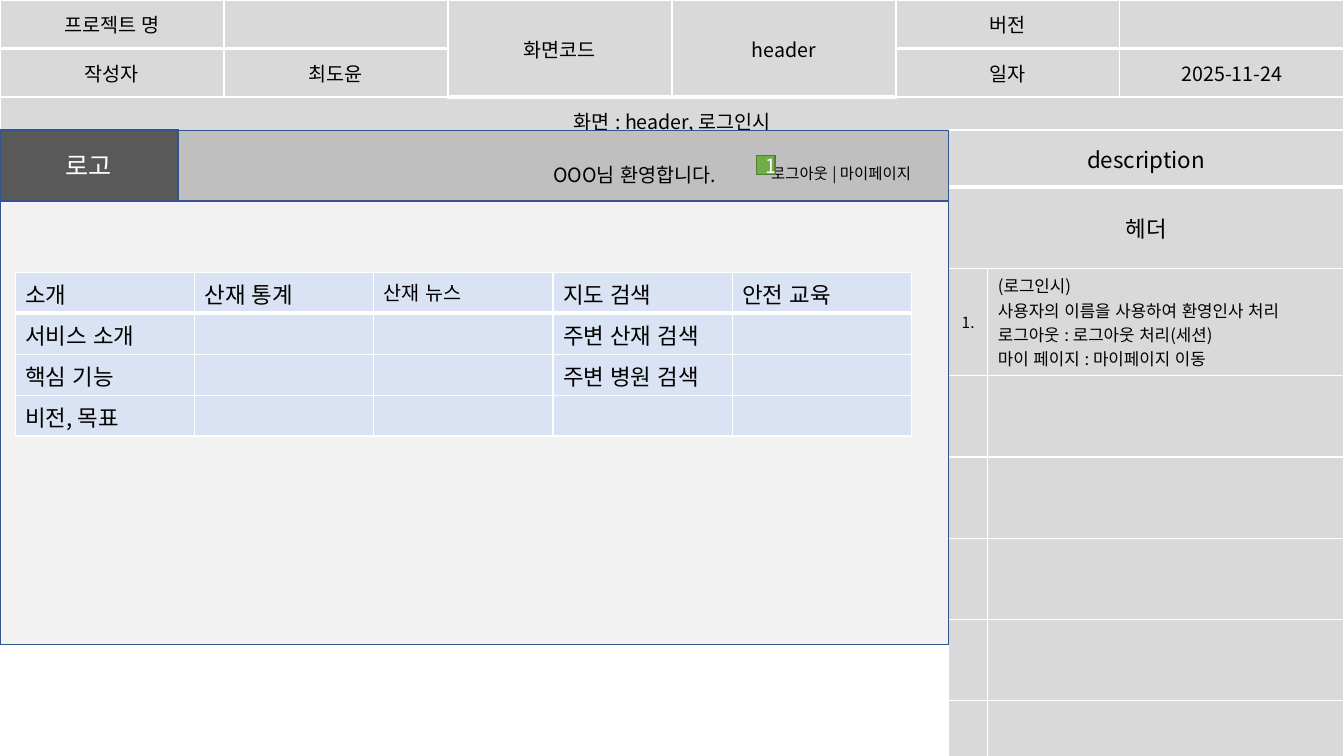
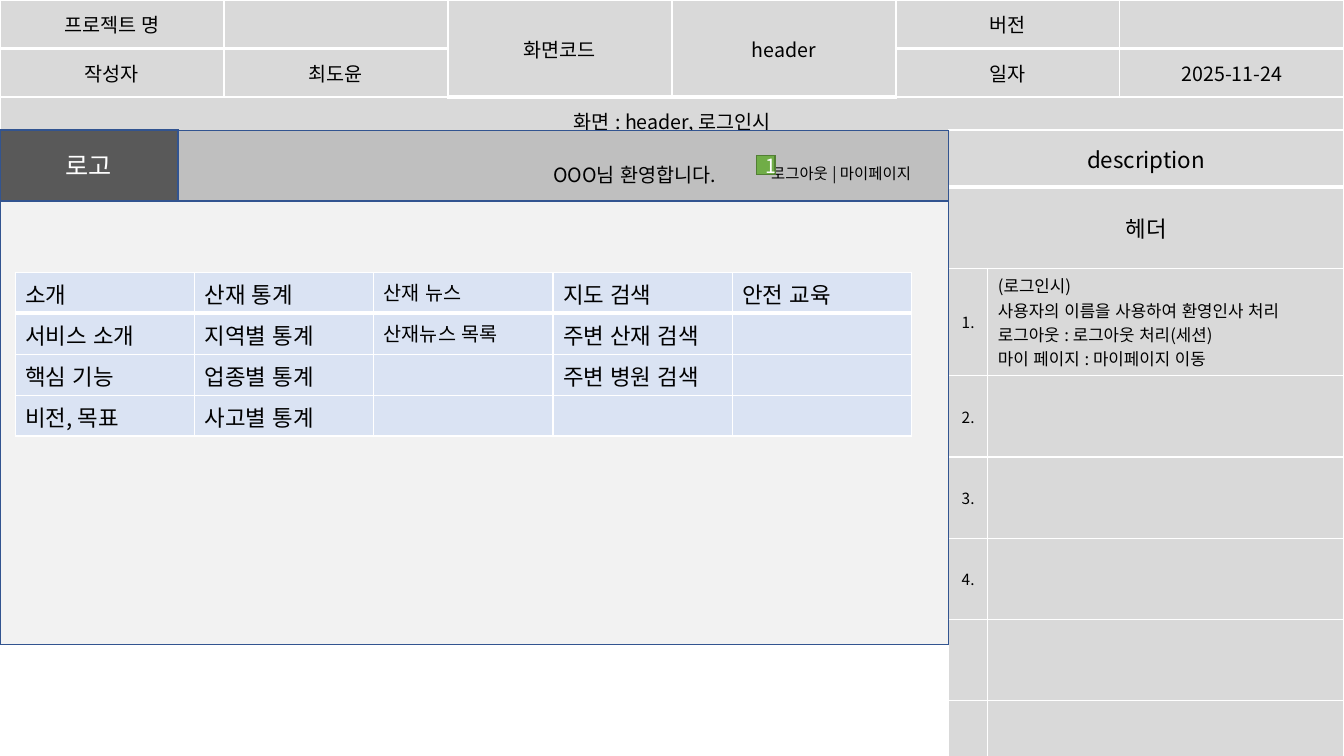
Before and after one commit to imyongchan/source, a slide deck: slide 4 of 스토리보드- 11.20/스토리보드_종합중.pptx. Drawn at 1344x756 pixels with LibreOffice and Linux fonts; fonts in the diff are those of the drawing. Boxes give left, top, right and bottom in pixels: in the first picture for what was removed or moved away, otherwise in the second. Text is boxed around its words. In the diff, an @@ line names an element or a change of style, - is before the commit and + after.

Commit message:
11/27 산재통계부분 수정

```diff
--- a/스토리보드- 11.20/스토리보드_종합중.pptx
+++ b/스토리보드- 11.20/스토리보드_종합중.pptx
@@ table at (x1=949, y1=130, x2=1344, y2=756) @@
+row 4: 2. | 
+row 5: 3. | 
+row 6: 4. | 
-row 6:  | 
-row 7:  | 
-row 8:  | 
@@ table at (x1=15, y1=272, x2=912, y2=436) @@
-row 2, column 2: 
+row 2, column 2: 지역별 통계
-row 2, column 3: 
+row 2, column 3: 산재뉴스 목록
-row 3, column 2: 
+row 3, column 2: 업종별 통계
-row 4, column 2: 
+row 4, column 2: 사고별 통계
```
Also in this commit, not shown: 10 other slides changed, 3 slides added, 20 slides removed.
